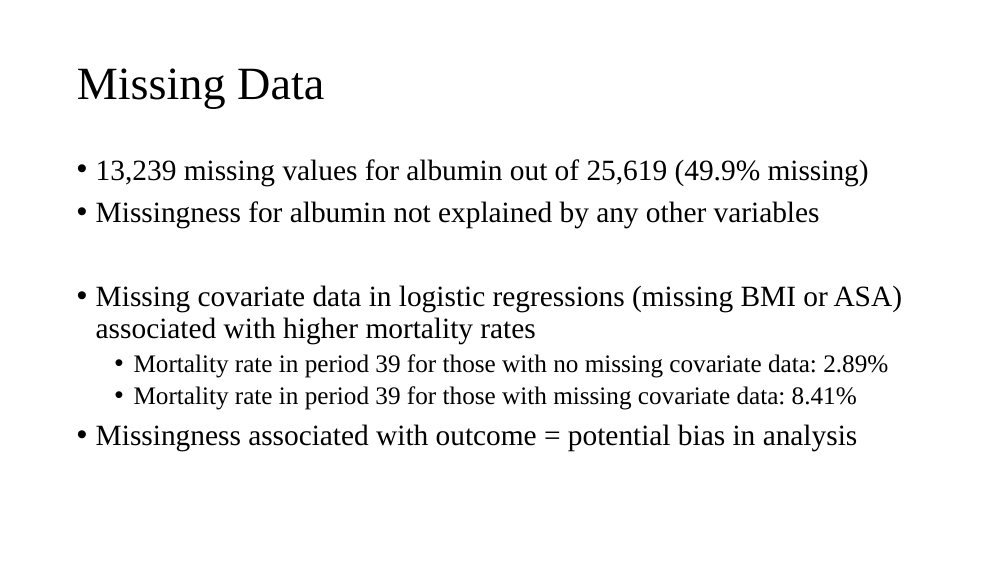
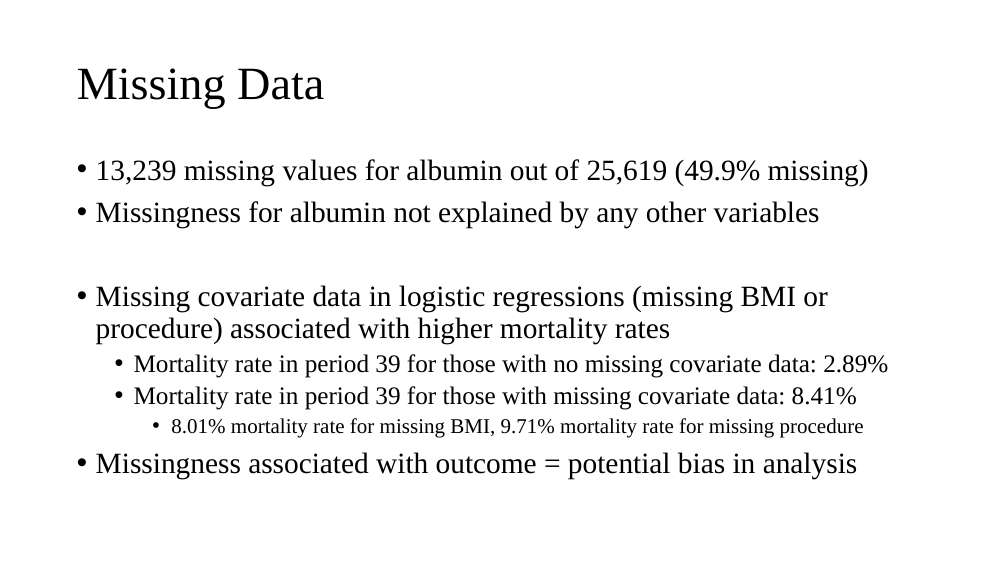
Before and after one commit to johnsra3/bios6623-johnsra3, a slide deck: slide 3 of Project2/Reports/Project 2 Final Presentation.pptx. Drawn at 1008x567 pixels with LibreOffice and Linux fonts; fonts in the diff are those of the drawing. Boxes give left, top, right and bottom in pixels: in the first picture for what was removed or moved away, otherwise in the second. Text is boxed around its words. In the diff, an @@ line names an element or a change of style, - is before the commit and + after.

Commit message:
Updated mortality rates for missing BMI/ASA

```diff
--- a/Project2/Reports/Project 2 Final Presentation.pptx
+++ b/Project2/Reports/Project 2 Final Presentation.pptx
@@ text at (x1=96, y1=285, x2=827, y2=344): text changed @@
-• Missing covariate data in logistic regressions (missing BMI or ASA) associated with higher mortality rates
+• Missing covariate data in logistic regressions (missing BMI or procedure) associated with higher mortality rates
@@ text at (x1=171, y1=418, x2=864, y2=438): paragraph added @@
+    • 8.01% mortality rate for missing BMI, 9.71% mortality rate for missing procedure
```
Also in this commit, not shown: 2 other slides changed, 3 other files.
